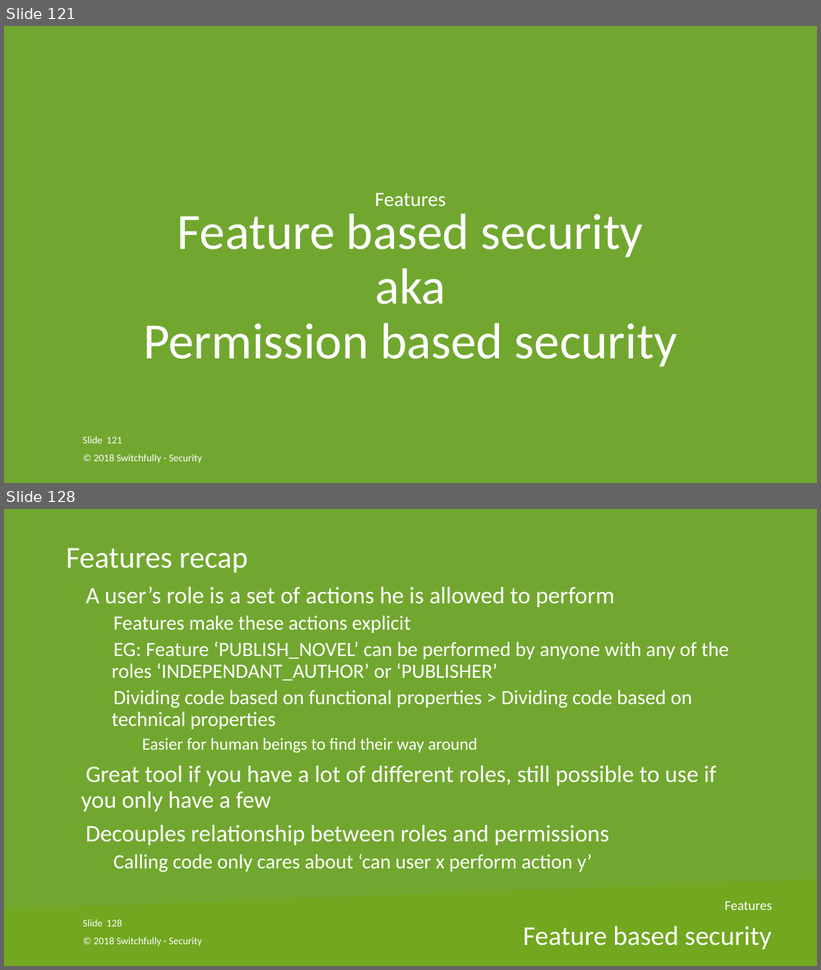
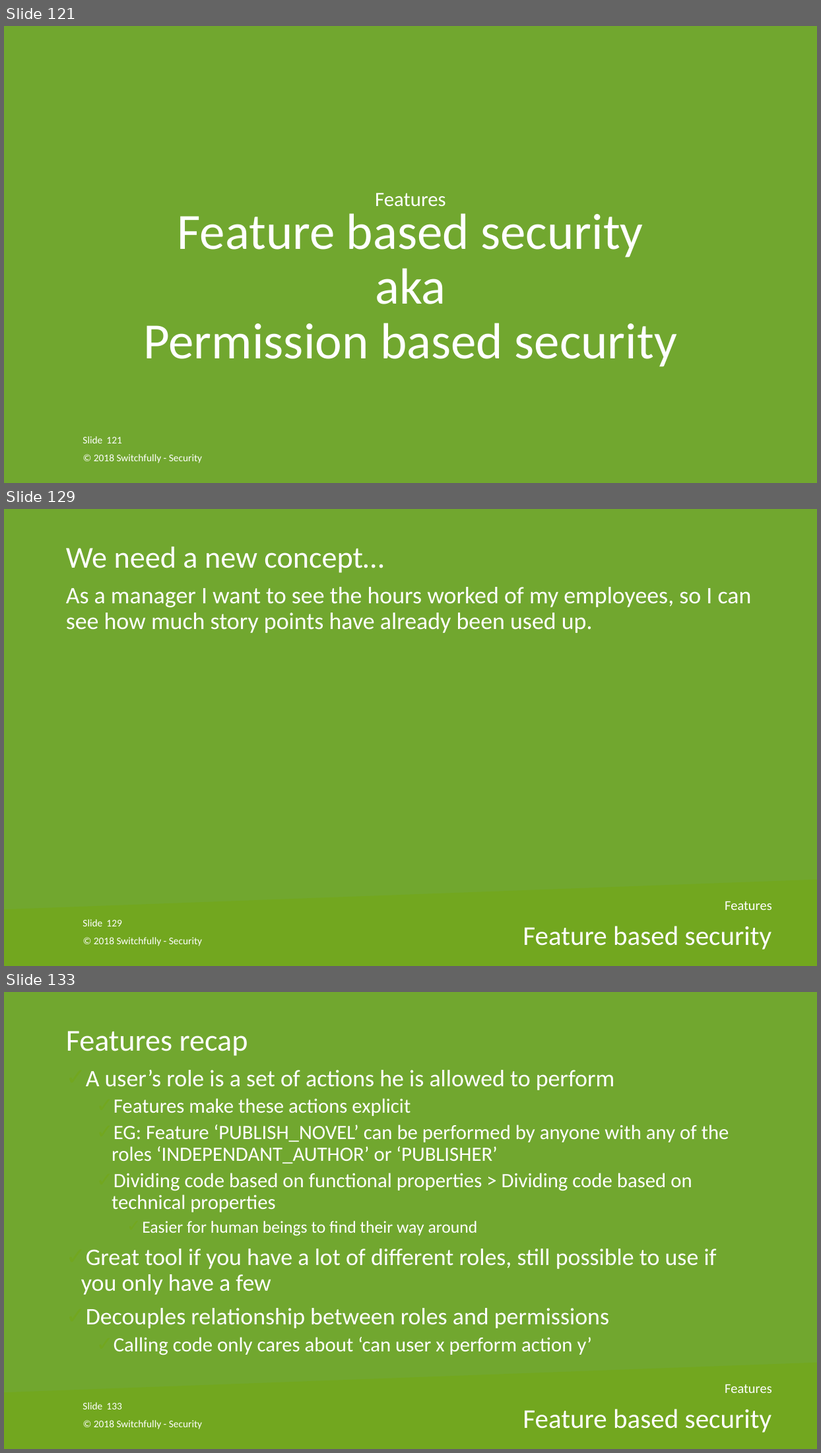
Before and after one commit to nielsjani/switchfully-security, a slide deck: powerpoint/switchfully-security@Cegeka.pptx. Shown one above the other, each under a label of ours: slides 121 and 128 before the commit, slides 121, 129 and 133 after it; the slides between them are not shown. The pictures are 821x970 and 821x1453 pixels, drawn with LibreOffice and Linux fonts; fonts in the diff are those of the drawing; background and template pictures are left out. Boxes give left, top, right and bottom in pixels: in the first picture for what was removed or moved away, otherwise in the second. Text is boxed around its words. In the diff, an @@ line names an element or a change of style, - is before the commit and + after.

```diff
--- a/powerpoint/switchfully-security@Cegeka.pptx
+++ b/powerpoint/switchfully-security@Cegeka.pptx
@@ slide 129 added at [4, 509, 817, 966], background picture (left out); not listed: 2 template elements that a slide beside it also shows @@
@@ text added at [66, 547, 752, 633], 28 pt, text #FFFFFF @@
+We need a new concept…
+As a manager I want to see the hours worked of my employees, so I can see how much story points have already been used up.
@@ text added at [725, 902, 772, 910], 16 pt, text #FFFFFF @@
+Features
@@ page number added at [106, 920, 121, 927], 12 pt, text #FFFFFF @@
+129
@@ text added at [94, 937, 202, 947], 12 pt, text #FFFFFF @@
+© 2018 Switchfully - Security
@@ title added at [523, 926, 772, 950], 32 pt, text #FFFFFF @@
+Feature based security
@@ what was slide 128 is now slide 133 @@
@@ page number at [106, 1403, 121, 1410]: text changed @@
-128
+133
```
Also in this commit, not shown: 5 slides changed, 5 other slides added, 1 slide removed.
